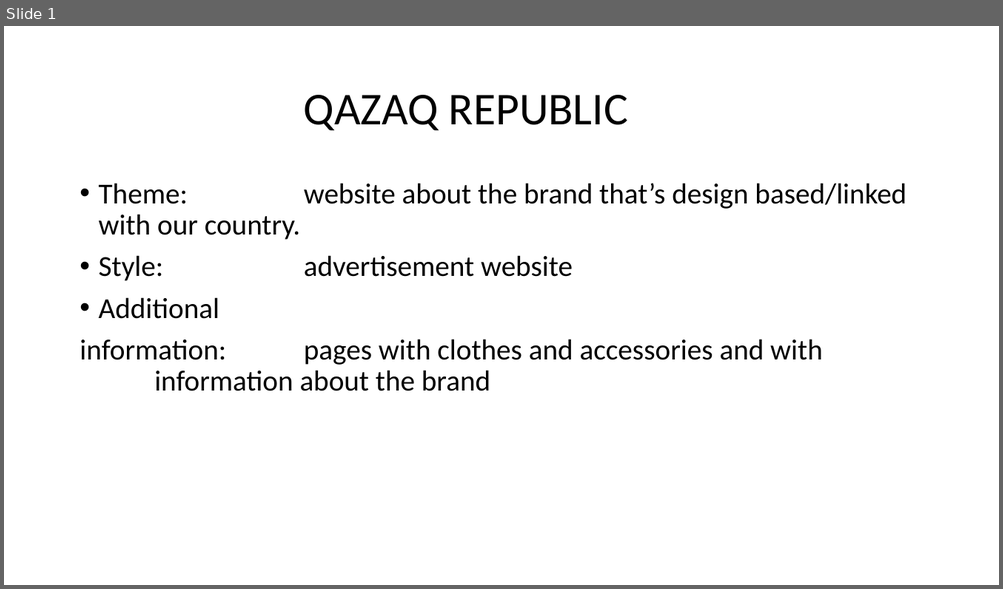
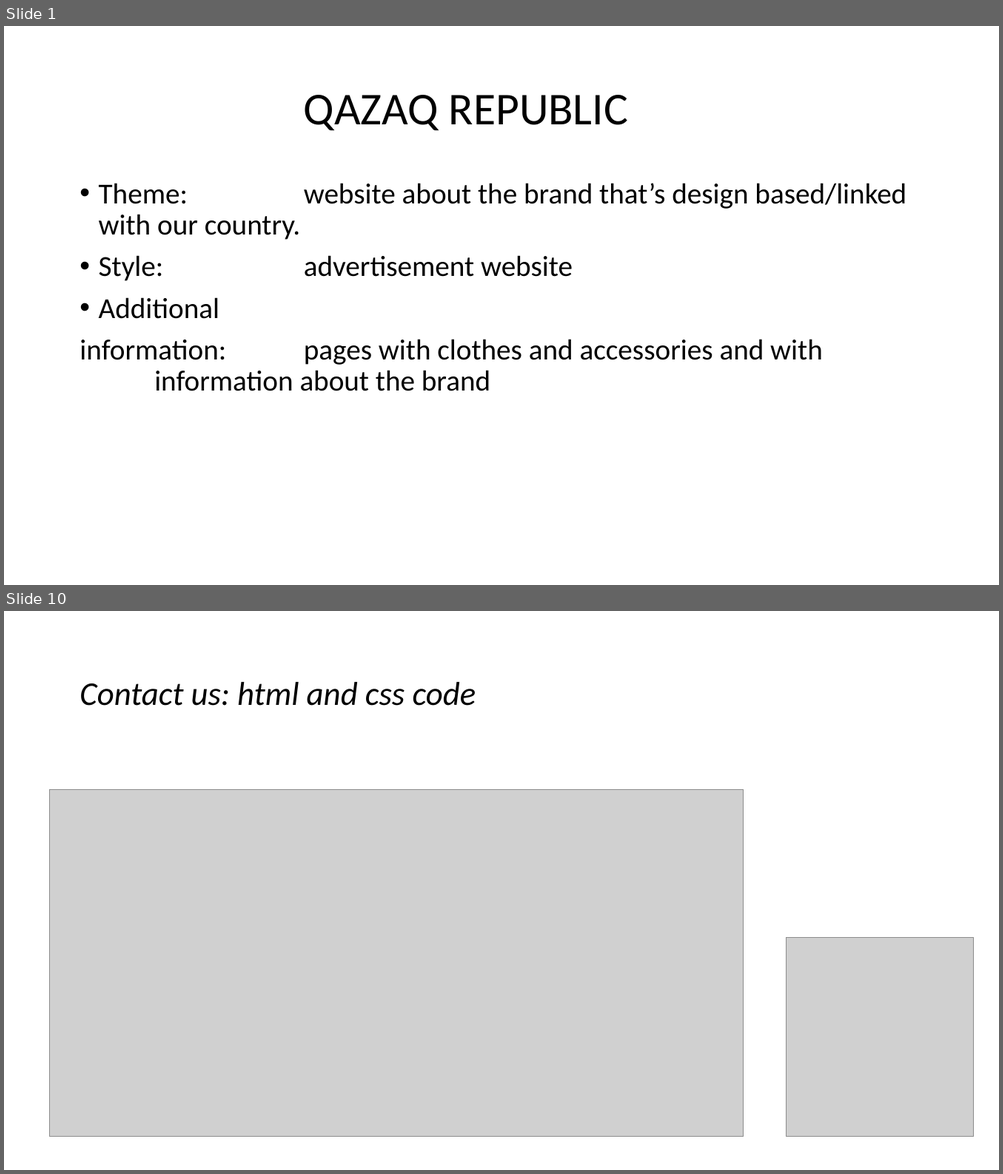
Before and after one commit to tanbayevagulnara/project-2, a slide deck: project2.pptx. Shown one above the other, each under a label of ours: slide 1 before the commit, slides 1 and 10 after it; the slides between them are not shown. The pictures are 1003x589 and 1003x1174 pixels, drawn with LibreOffice and Linux fonts; fonts in the diff are those of the drawing; grey boxes stand for pictures. Boxes give left, top, right and bottom in pixels: in the first picture for what was removed or moved away, otherwise in the second. Text is boxed around its words. In the diff, an @@ line names an element or a change of style, - is before the commit and + after.

```diff
--- a/project2.pptx
+++ b/project2.pptx
@@ slide 10 added at (4,611,999,1170), background #FFFFFF @@
@@ title added at (79,682,476,706), 32 pt, text #000000, italic @@
+Contact us: html and css code
@@ picture added at (50,790,743,1138) @@
@@ picture added at (787,938,974,1138) @@
```
Also in this commit, not shown: 25 other slides added, 2 slides removed, 4 other files.
